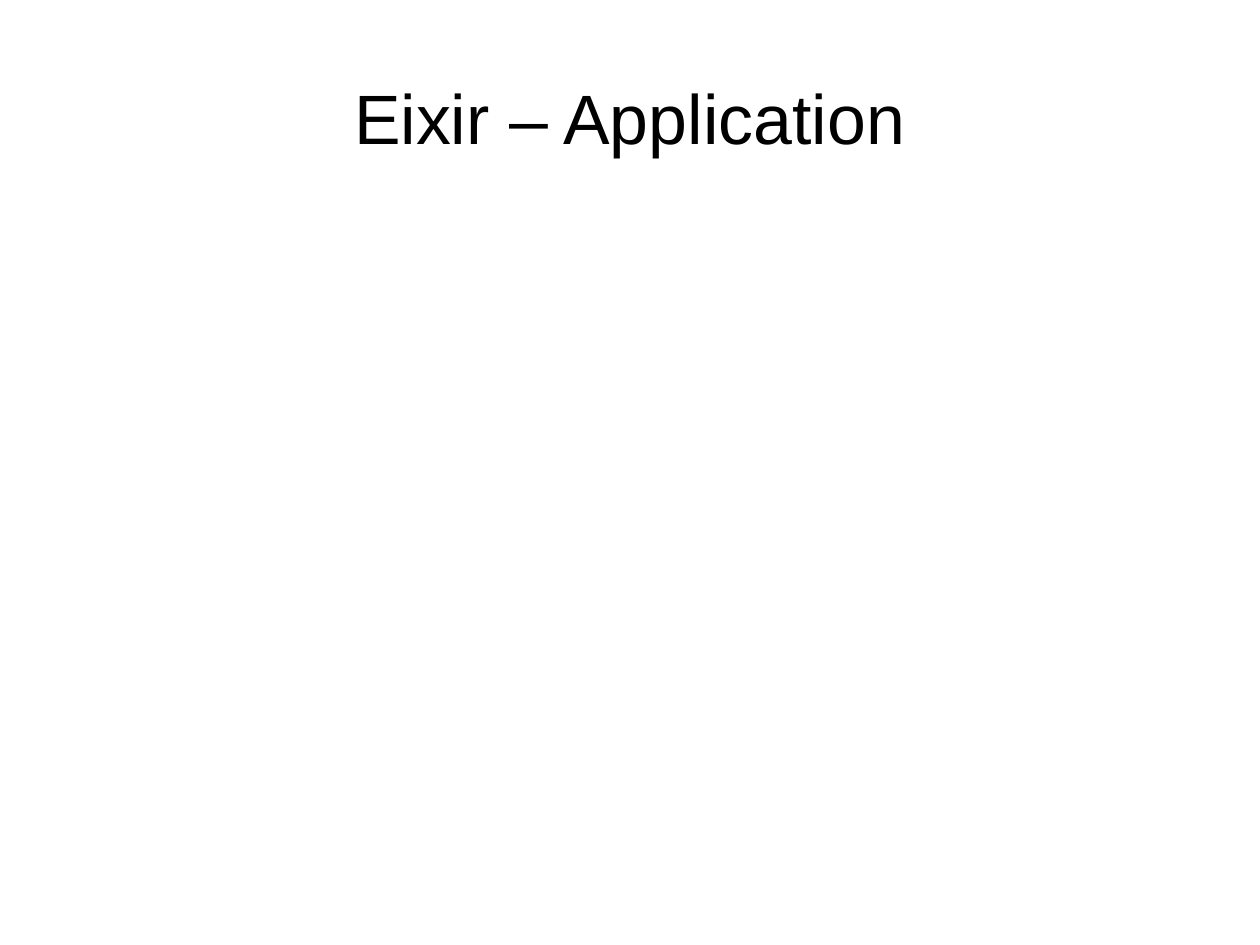
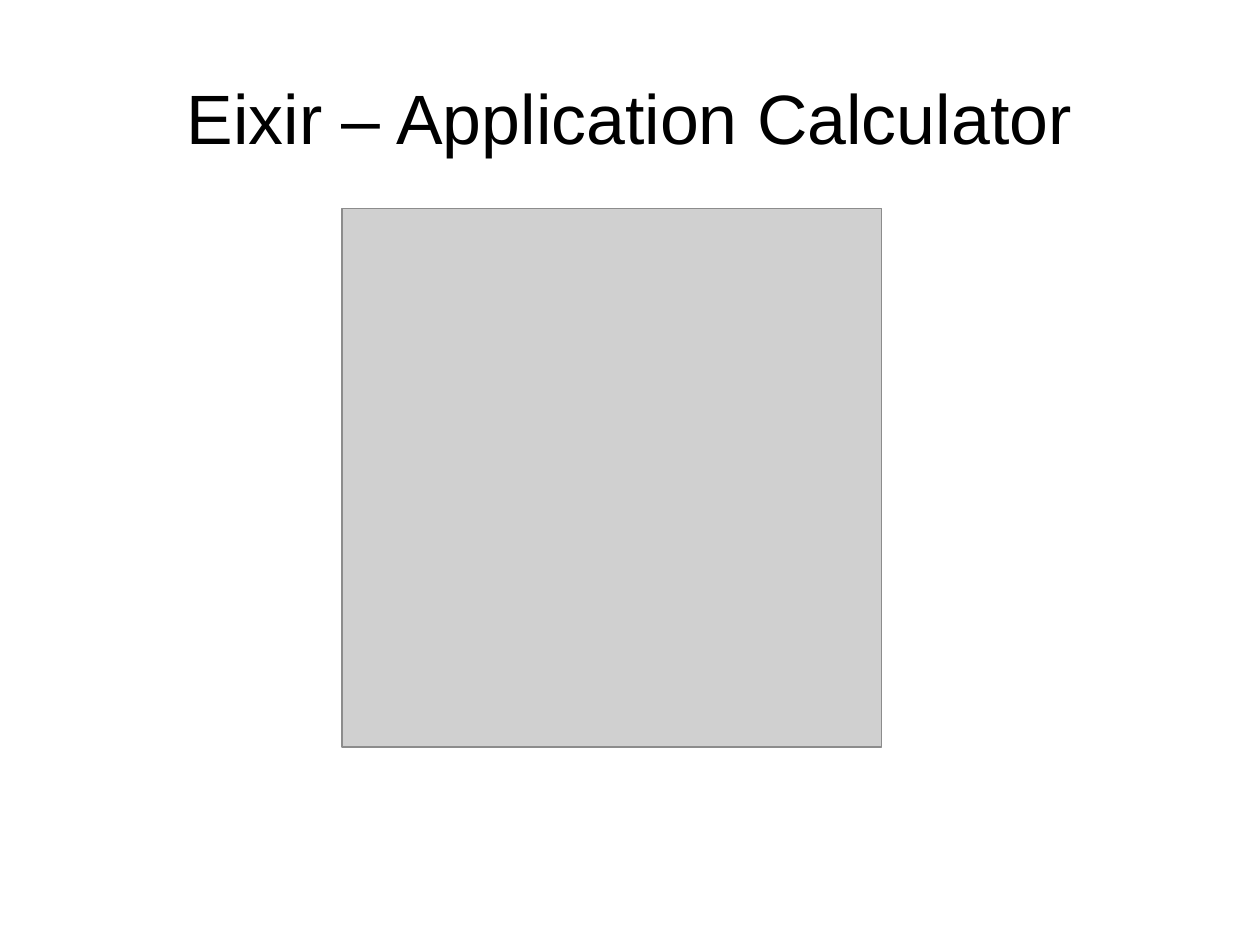
Before and after one commit to ramortegui/talks, a slide deck: slide 24 of elixir-otp-basics.odp (slide 9 before the commit). Drawn at 1260x945 pixels with LibreOffice and Linux fonts; fonts in the diff are those of the drawing; grey boxes stand for pictures. Boxes give left, top, right and bottom in pixels: in the first picture for what was removed or moved away, otherwise in the second. Text is boxed around its words. In the diff, an @@ line names an element or a change of style, - is before the commit and + after.

Commit message:
Add Concepts, Basics, screenshots, and summary.

```diff
--- a/elixir-otp-basics.odp
+++ b/elixir-otp-basics.odp
@@ title at box(187, 93, 1071, 157): text changed @@
-Eixir – Application
+Eixir – Application Calculator
@@ picture added at box(342, 208, 882, 747) @@
```
Also in this commit, not shown: 5 other slides changed, 18 slides added, 3 slides removed.
